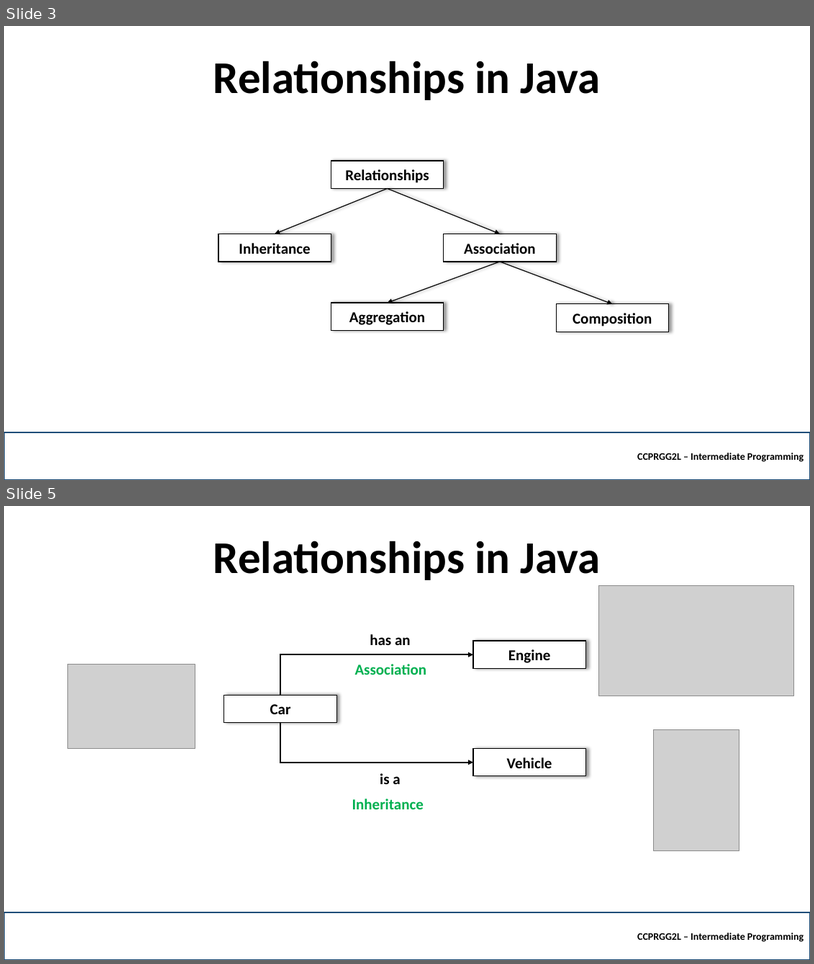
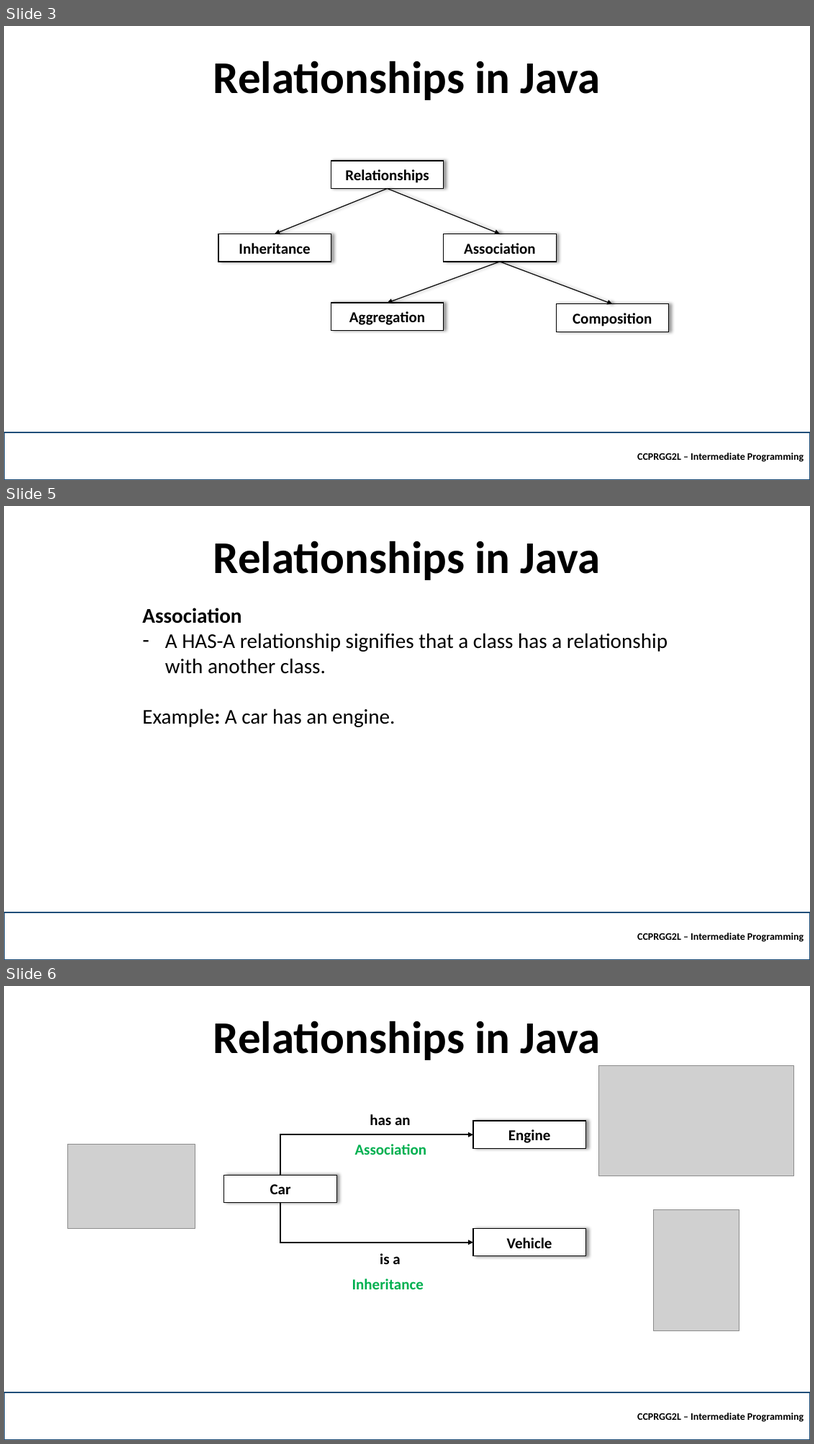
Before and after one commit to robitussin/CCPRGG2L, a slide deck: week_6/Composition.pptx. Shown one above the other, each under a label of ours: slides 3 and 5 before the commit, slides 3, 5 and 6 after it; the slides between them are not shown. The pictures are 814x964 and 814x1444 pixels, drawn with LibreOffice and Linux fonts; fonts in the diff are those of the drawing; grey boxes stand for pictures; background and template pictures are left out. Boxes give left, top, right and bottom in pixels: in the first picture for what was removed or moved away, otherwise in the second. Text is boxed around its words. In the diff, an @@ line names an element or a change of style, - is before the commit and + after.

```diff
--- a/week_6/Composition.pptx
+++ b/week_6/Composition.pptx
@@ slide 5 added at (4,506,810,960), background picture (left out) @@
@@ title added at (214,541,601,580), 54 pt, text #000000, bold @@
+Relationships in Java
@@ text added at (142,608,668,727), 25 pt, text #000000 @@
+Association
+– A HAS-A relationship signifies that a class has a relationship with another class.
+Example: A car has an engine.
@@ rectangle added at (4,912,810,960), outline #1F4E79 2.25 pt, 12 pt, text #000000, bold @@
+CCPRGG2L – Intermediate Programming
@@ what was slide 5 is now slide 6 @@
```
Also in this commit, not shown: 2 slides changed, 11 other files.
